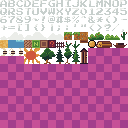
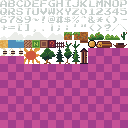
Layered file, before and after one edit (128px x 128px). Changes by layer:
painted on "Background" over left=33, top=24, right=127, bottom=40
